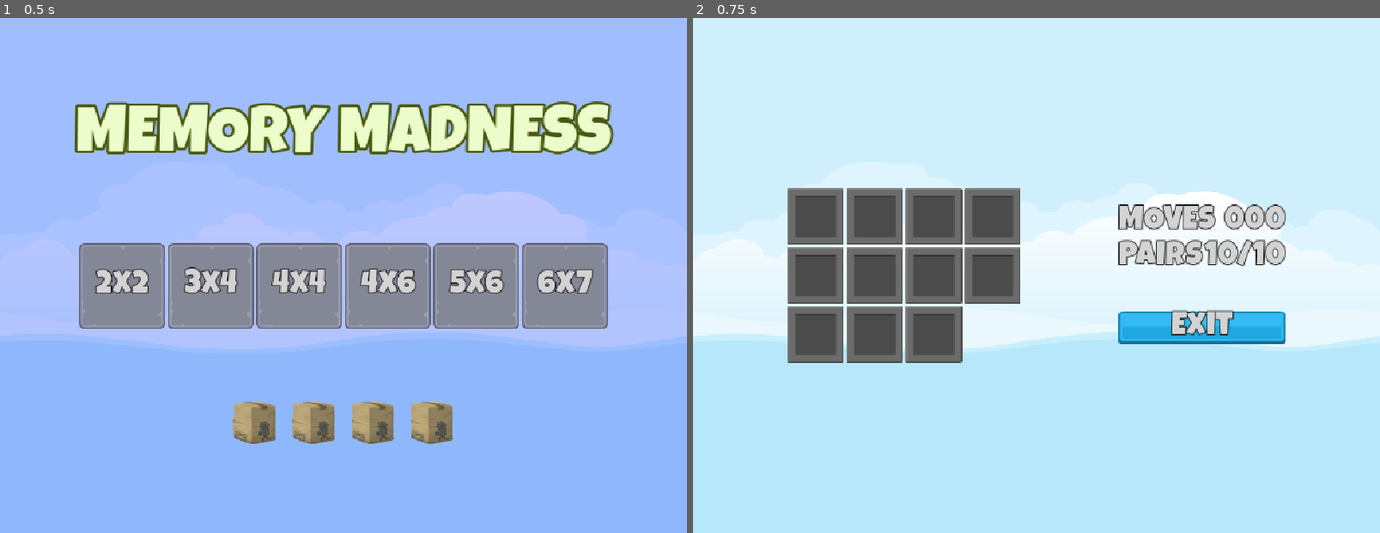
Above: before the commit, frames 1-2 (left to right).
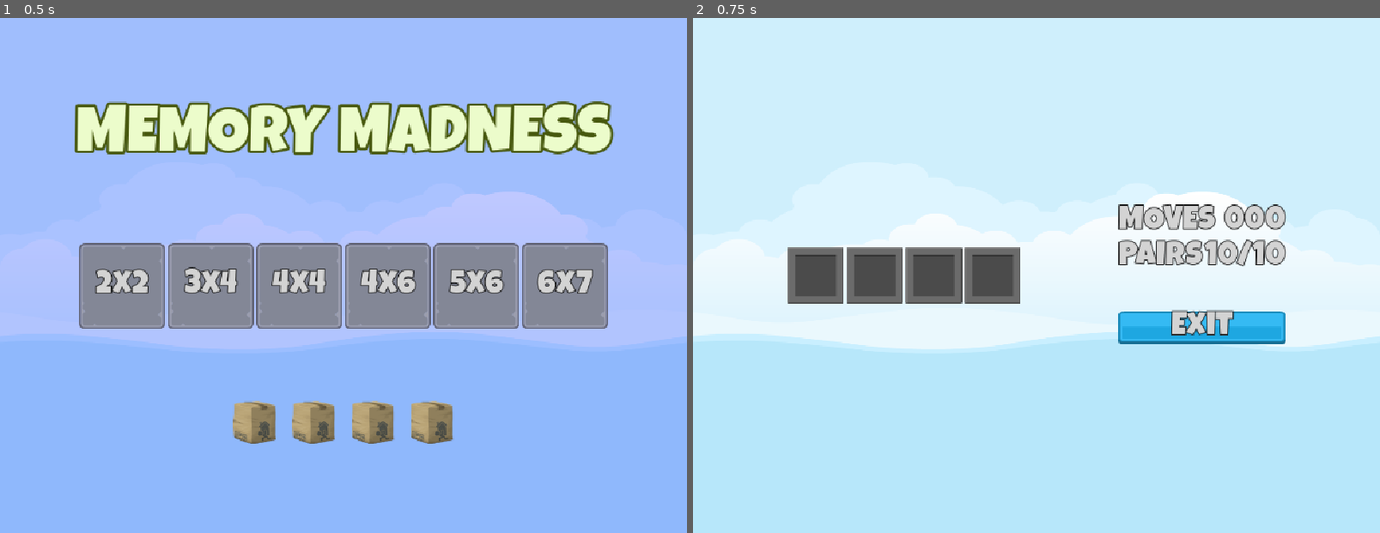
Above: after the commit, the same moments.

Repository: Havolt/jumpstart-godot
Game: Godot game, scene res://Scenes/Master/Master.tscn
Same seed, same stepped clock (60 frames per second), same inputs: the game is played once before the commit and once after it.
Inputs:
- Up to frame 1 (0.5 s): no input
- Up to frame 2 (0.75 s): click "2x2" at 0.5 s

Frame 1 is identical in both runs. In frame 2, 6.3% of the frame differs, in the area x 13-48%, y 33-67%.

Commit message:
Render correct tiles and allow resetting tiles

Diff:
--- a/MemoryMadness/Globals/SignalHub.gd
+++ b/MemoryMadness/Globals/SignalHub.gd
@@ -2,5 +2,10 @@
 
 signal on_level_selected(level_setting: LevelSetting)
 
+signal on_game_exit_pressed
+
 func emit_on_level_selected(level_setting: LevelSetting) -> void:
 	on_level_selected.emit(level_setting)
+
+func emit_on_game_exit_pressed() -> void:
+	on_game_exit_pressed.emit()
--- a/MemoryMadness/Scenes/Game/Game.gd
+++ b/MemoryMadness/Scenes/Game/Game.gd
@@ -1,9 +1,21 @@
 extends Control
 
+const MEMORY_TILE = preload("uid://cql5xay1b52lu")
+@onready var grid_container: GridContainer = $HB/GridContainer
 
 # Called when the node enters the scene tree for the first time.
 func _ready() -> void:
 	SignalHub.on_level_selected.connect(on_level_selected)
 
 func on_level_selected(level_setting: LevelSetting) -> void:
+	for i in range(level_setting.total_tiles):
+		var new_tile = MEMORY_TILE.instantiate()
+		grid_container.add_child(new_tile)
+
 	print("game", level_setting)
+
+
+func _on_exit_button_pressed() -> void:
+	for tile in grid_container.get_children():
+		tile.queue_free()
+	SignalHub.emit_on_game_exit_pressed()
--- a/MemoryMadness/Scenes/Game/Game.tscn
+++ b/MemoryMadness/Scenes/Game/Game.tscn
@@ -1,7 +1,6 @@
 [gd_scene format=3 uid="uid://5rq82ik7i04h"]
 
 [ext_resource type="Script" uid="uid://b6ukuqfnuv275" path="res://Scenes/Game/Game.gd" id="1_3k6gv"]
-[ext_resource type="PackedScene" uid="uid://cql5xay1b52lu" path="res://Scenes/MemoryTile/MemoryTile.tscn" id="1_gwu2e"]
 [ext_resource type="LabelSettings" uid="uid://kg8bj8mibql5" path="res://Resources/LabelWhite24.tres" id="2_gwu2e"]
 [ext_resource type="Texture2D" uid="uid://dk16kfwtqa4yi" path="res://Assets/ui/blue_button00.png" id="3_y3kpf"]
 [ext_resource type="Texture2D" uid="uid://xk4h4k6palx2" path="res://Assets/ui/yellow_button00.png" id="4_3k6gv"]
@@ -32,39 +31,6 @@
 layout_mode = 2
 size_flags_vertical = 4
 columns = 4
-
-[node name="MemoryTile" parent="HB/GridContainer" unique_id=2071056930 instance=ExtResource("1_gwu2e")]
-layout_mode = 2
-
-[node name="MemoryTile2" parent="HB/GridContainer" unique_id=1998315164 instance=ExtResource("1_gwu2e")]
-layout_mode = 2
-
-[node name="MemoryTile3" parent="HB/GridContainer" unique_id=83483434 instance=ExtResource("1_gwu2e")]
-layout_mode = 2
-
-[node name="MemoryTile4" parent="HB/GridContainer" unique_id=1505467639 instance=ExtResource("1_gwu2e")]
-layout_mode = 2
-
-[node name="MemoryTile5" parent="HB/GridContainer" unique_id=1649780573 instance=ExtResource("1_gwu2e")]
-layout_mode = 2
-
-[node name="MemoryTile6" parent="HB/GridContainer" unique_id=1559260135 instance=ExtResource("1_gwu2e")]
-layout_mode = 2
-
-[node name="MemoryTile7" parent="HB/GridContainer" unique_id=1903365789 instance=ExtResource("1_gwu2e")]
-layout_mode = 2
-
-[node name="MemoryTile8" parent="HB/GridContainer" unique_id=116776620 instance=ExtResource("1_gwu2e")]
-layout_mode = 2
-
-[node name="MemoryTile9" parent="HB/GridContainer" unique_id=661575147 instance=ExtResource("1_gwu2e")]
-layout_mode = 2
-
-[node name="MemoryTile10" parent="HB/GridContainer" unique_id=1374637301 instance=ExtResource("1_gwu2e")]
-layout_mode = 2
-
-[node name="MemoryTile11" parent="HB/GridContainer" unique_id=64396314 instance=ExtResource("1_gwu2e")]
-layout_mode = 2
 
 [node name="Spacer2" type="Control" parent="HB" unique_id=510188321]
 layout_mode = 2
@@ -138,3 +104,5 @@
 [node name="Spacer3" type="Control" parent="HB" unique_id=1277541710]
 layout_mode = 2
 size_flags_horizontal = 3
+
+[connection signal="pressed" from="HB/VB/ExitButton" to="." method="_on_exit_button_pressed"]
--- a/MemoryMadness/Scenes/Master/Master.gd
+++ b/MemoryMadness/Scenes/Master/Master.gd
@@ -6,7 +6,8 @@
 # Called when the node enters the scene tree for the first time.
 func _ready() -> void:
 	SignalHub.on_level_selected.connect(on_level_selected)
-	show_game(false)
+	SignalHub.on_game_exit_pressed.connect(on_game_exit_pressed)
+	on_game_exit_pressed()
 
 
 func on_level_selected(level_setting: LevelSetting) -> void:
@@ -15,3 +16,6 @@
 func show_game(should_show_game: bool) -> void:
 	game.visible = should_show_game
 	main.visible = !should_show_game
+
+func on_game_exit_pressed() -> void:
+	show_game(false)
--- /dev/null
+++ b/MemoryMadness/Scenes/MemoryTile/MemoryTile.gd
@@ -0,0 +1,13 @@
+class_name MemoryTile
+
+extends TextureButton
+
+
+# Called when the node enters the scene tree for the first time.
+func _ready() -> void:
+	pass # Replace with function body.
+
+
+# Called every frame. 'delta' is the elapsed time since the previous frame.
+func _process(delta: float) -> void:
+	pass
--- a/MemoryMadness/Scenes/MemoryTile/MemoryTile.tscn
+++ b/MemoryMadness/Scenes/MemoryTile/MemoryTile.tscn
@@ -1,8 +1,10 @@
 [gd_scene format=3 uid="uid://cql5xay1b52lu"]
 
 [ext_resource type="Texture2D" uid="uid://uxopsjhnkjuk" path="res://Assets/frames/hidden_frame_blank.png" id="1_dtpqw"]
+[ext_resource type="Script" uid="uid://dtivr81jw0abe" path="res://Scenes/MemoryTile/MemoryTile.gd" id="2_axhco"]
 
 [node name="MemoryTile" type="TextureButton" unique_id=2071056930]
 offset_right = 40.0
 offset_bottom = 40.0
 texture_normal = ExtResource("1_dtpqw")
+script = ExtResource("2_axhco")
Not shown, added: MemoryMadness/Scenes/MemoryTile/MemoryTile.gd.uid
